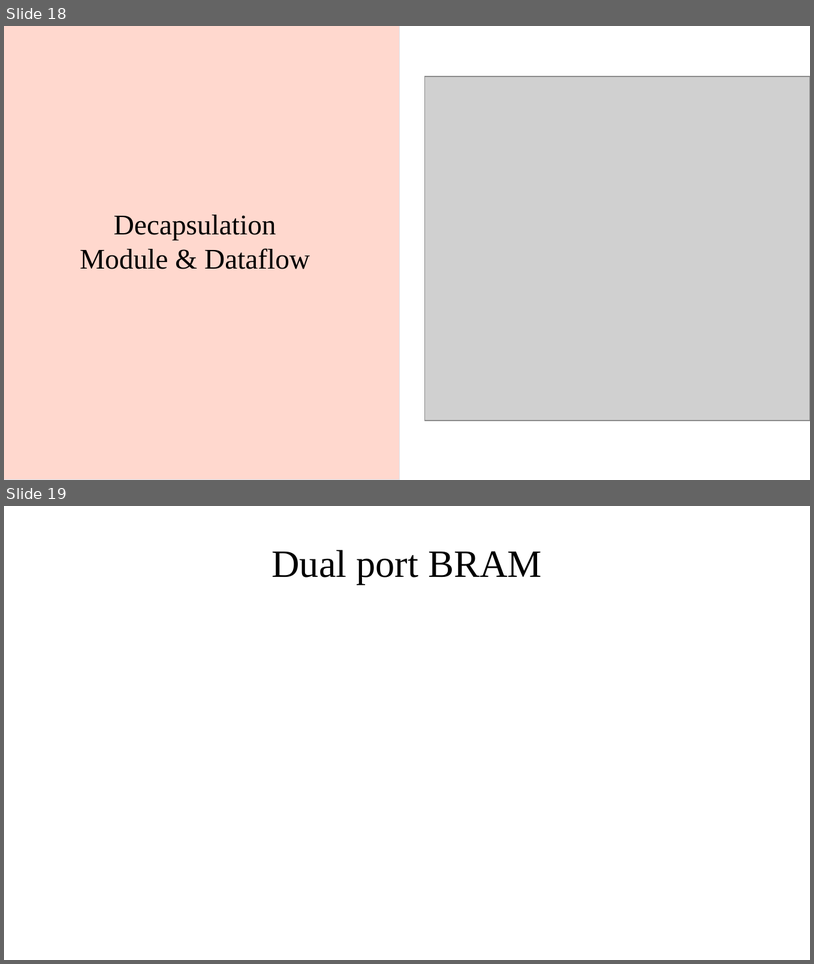
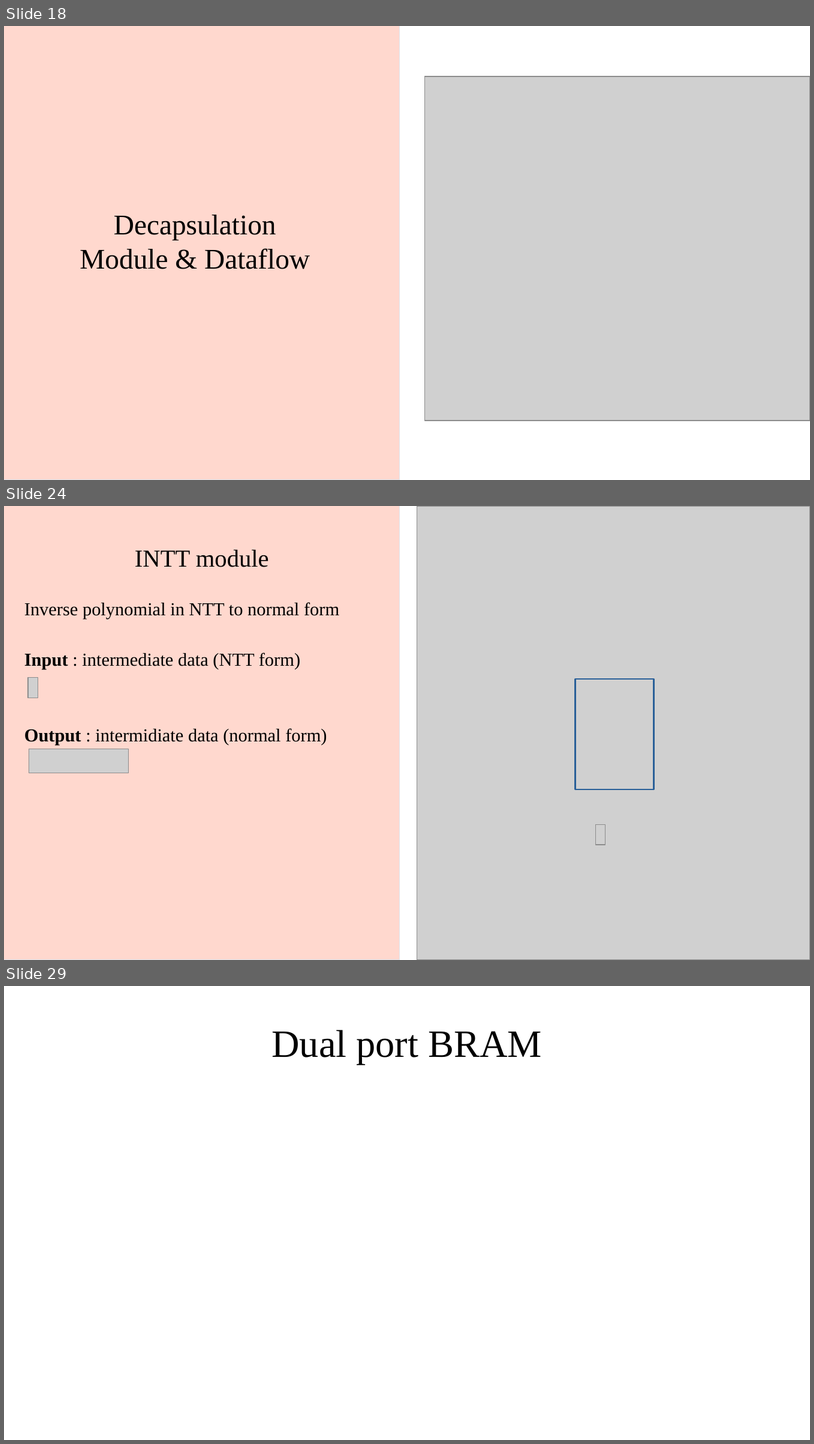
Before and after one commit to NitchayaninT/post-quantum-cryptography-accelerator, a slide deck: workspace/phil/purehardware.odp. Shown one above the other, each under a label of ours: slides 18 and 19 before the commit, slides 18, 24 and 29 after it; the slides between them are not shown. The pictures are 814x964 and 814x1444 pixels, drawn with LibreOffice and Linux fonts; fonts in the diff are those of the drawing; grey boxes stand for pictures. Boxes give left, top, right and bottom in pixels: in the first picture for what was removed or moved away, otherwise in the second. Text is boxed around its words. In the diff, an @@ line names an element or a change of style, - is before the commit and + after.

```diff
--- a/workspace/phil/purehardware.odp
+++ b/workspace/phil/purehardware.odp
@@ slide 24 added at bbox=[4, 506, 810, 960], background #FFFFFF @@
@@ rectangle added at bbox=[4, 506, 400, 960], fill #FFD8CE, outline #DEE6EF 0 pt @@
@@ picture added at bbox=[417, 506, 810, 960] @@
@@ title added at bbox=[135, 549, 269, 567], 24 pt, text #000000 @@
+INTT module
@@ text added at bbox=[24, 602, 339, 745], 18 pt, text #000000 @@
+Inverse polynomial in NTT to normal form
+Input : intermediate data (NTT form)
+Output : intermidiate data (normal form)
@@ picture added at bbox=[28, 677, 38, 698] @@
@@ rectangle added at bbox=[576, 679, 654, 789], outline #2A6099 1.45 pt @@
@@ picture added at bbox=[29, 749, 128, 773] @@
@@ picture added at bbox=[596, 825, 606, 845] @@
@@ what was slide 19 is now slide 29 @@
```
Also in this commit, not shown: 7 slides changed, 12 other slides added, 2 slides removed, 1 other file.
